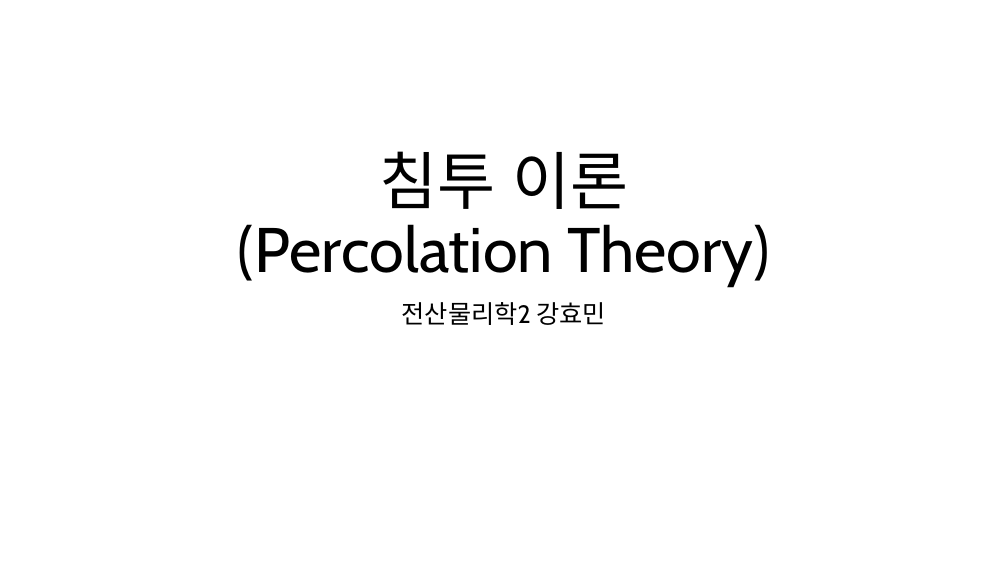
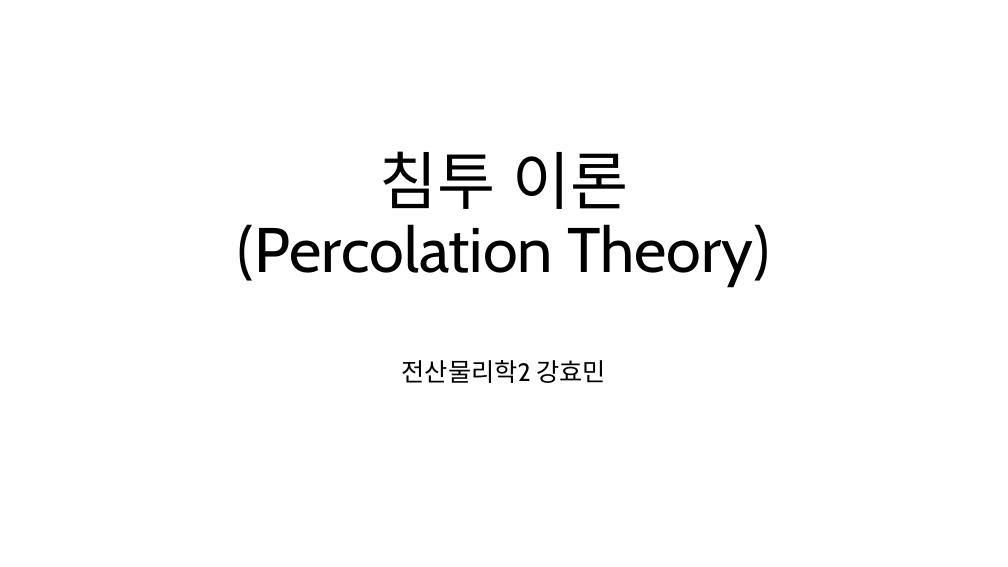
Before and after one commit to singrum/percolation-model, a slide deck: slide 1 of percolation.pptx. Drawn at 1008x567 pixels with LibreOffice and Linux fonts; fonts in the diff are those of the drawing. Boxes give left, top, right and bottom in pixels: in the first picture for what was removed or moved away, otherwise in the second. Text is boxed around its words. In the diff, an @@ line names an element or a change of style, - is before the commit and + after.

```diff
--- a/percolation.pptx
+++ b/percolation.pptx
@@ subtitle "전산물리학2 강효민": place and size @@
-subtitle "전산물리학2 강효민" at box(402, 302, 607, 325)
+subtitle "전산물리학2 강효민" at box(402, 360, 607, 383)
```
Also in this commit, not shown: 5 other slides changed, 5 slides added, 7 slides removed, 1 other file.
